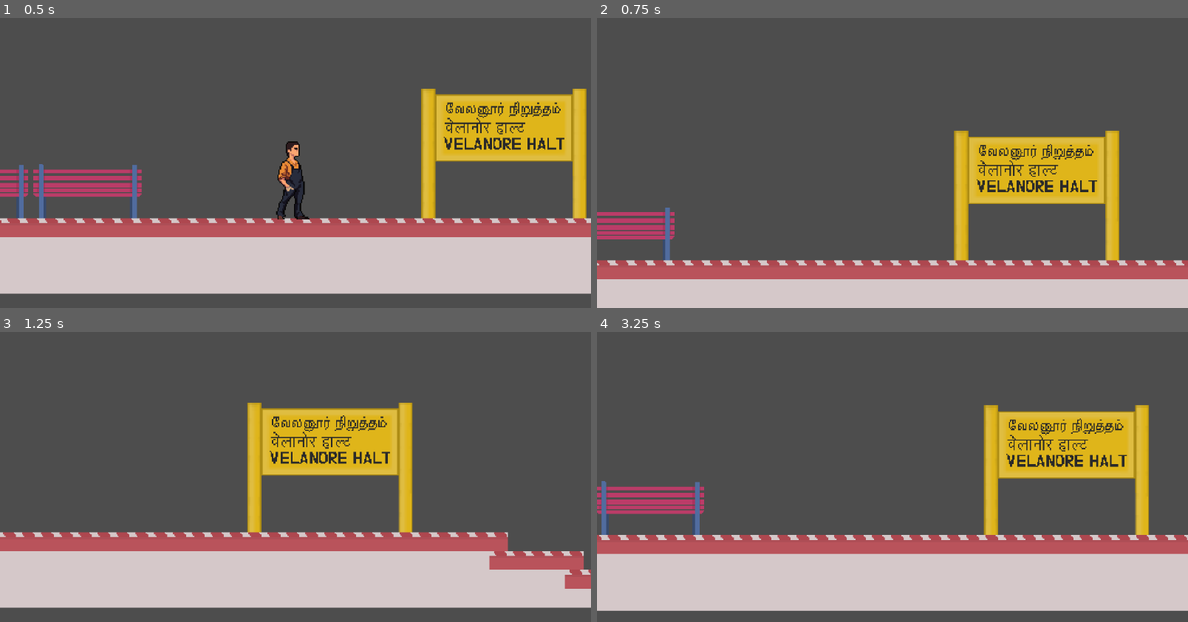
Above: before the commit, frames 1-4 (two rows, left to right).
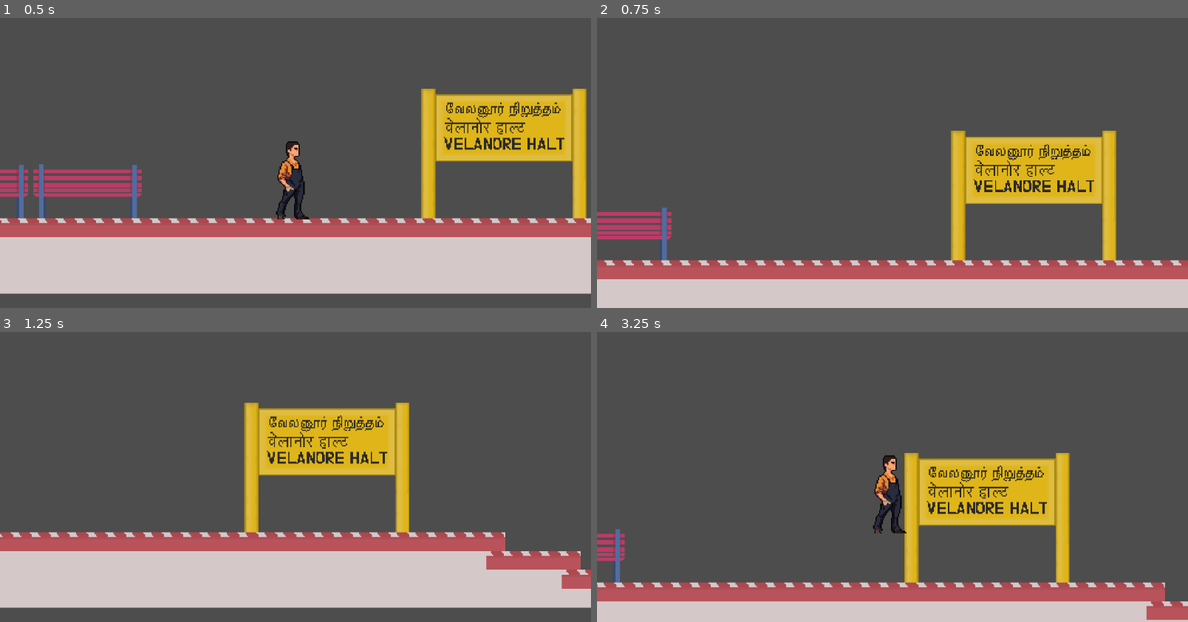
Above: after the commit, the same moments.

Repository: nareshkarthigeyan/velanorehalt
Game: Godot game, scene res://Main.tscn
The game is run twice, just before and just after one commit, with the same random seed, the same clock (stepped at 60 frames per second) and the same inputs.
Inputs (mouse positions are in pixels of both pictures, inside the frame that each line leads up to):
- Up to frame 1 (0.5 s): no input
- Up to frame 2 (0.75 s): tap Enter (ui_accept) at 0.5 s; move the mouse to (1022, 125) at 0.52 s; hold Right (ui_right) from 0.53 s (still down); tap E (interact) at 0.6 s; click (1022, 125) at 0.67 s
- Up to frame 3 (1.25 s): keep holding Right (ui_right); tap Enter (ui_accept) at 0.77 s
- Up to frame 4 (3.25 s): move the mouse to (774, 471) at 1.27 s; tap E (interact) at 1.35, 2.1, 2.85 s; tap Enter (ui_accept) at 1.52, 3.02 s; move the mouse to (951, 384) at 2.02 s; release Right (ui_right) at 2.03 s; hold Left (ui_left) 2.03-2.78 s; move the mouse to (862, 523) at 2.77 s; hold Right (ui_right) from 2.78 s (still down); click (862, 523) at 2.92 s

Frame 1 is identical in both runs. In frame 2, 4.1% of the frame differs, in the area x 0-100%, y 38-86%; in frame 3, 3.9%; in frame 4, 41%, in the area x 0-100%, y 25-100%.

Commit message:
player z-index while boarding + null value bug squashed

Diff:
--- a/Player/BoardedState.gd
+++ b/Player/BoardedState.gd
@@ -5,6 +5,7 @@
 	# Reparent to the train and sync position
 	player.set_as_top_level(true)
 	player.last_train_pos = player.current_train.global_position
+	player.z_index = -10
 	print("🚆 Entered BoardedState")
 
 func Physics(delta: float) -> State:
@@ -13,12 +14,12 @@
 
 	# Allow limited walking inside the train
 	#var direction := Input.get_axis("ui_left", "ui_right")
-	#if direction != 0:
-		#var speed = player.WALK_SPEED
-		#if direction == player.run_direction and player.run_direction != 0:
-			#speed = player.RUN_SPEED
-		#player.velocity.x = direction * speed
-		#player.sprite.scale.x = sign(direction)
+	##if direction != 0:
+		##var speed = player.WALK_SPEED
+		##if direction == player.run_direction and player.run_direction != 0:
+			##speed = player.RUN_SPEED
+	#player.velocity.x = direction * speed
+	#player.sprite.scale.x = sign(direction)
 	#else:
 	player.velocity.x = 0
 
@@ -36,9 +37,13 @@
 	if event.is_action_pressed(player.interaction_key):
 		print("🚪 Disembarking...")
 		player.disembark(player.current_train)
+		player.z_index = 10;
 		return player.state_machine.get_node("IdleState")
 
 	if event is InputEventScreenTouch and event.pressed:
 		player.handle_touch(event.position)
 
 	return null
+
+func Exit() -> void:
+	player.z_index = 10;
--- a/Player/Script/player.gd
+++ b/Player/Script/player.gd
@@ -68,26 +68,21 @@
 
 #TRAIN
 func _reparent_to_train():
-	print(current_train)
 	if get_parent() != current_train:
-		print(current_train)
 		get_parent().remove_child(self)
 		current_train.add_child(self)
 		set_as_top_level(true)
-		state_machine.ChangeState(state_machine.get_node("BoardedState"))
+	state_machine.ChangeState(state_machine.get_node("BoardedState"))
 
 func disembark(from_train):
 	if get_parent() == from_train:
 		var pos = global_position
 		from_train.remove_child(self)
 
-		# ✅ Add player to the main gameplay scene (not root)
 		main_scene.add_child(self)
 
 		global_position = pos
 		set_as_top_level(false)
-
-		print("✅ Disembarked from train.")
 
 		can_board = false
 		current_train = null
@@ -99,36 +94,23 @@
 func _physics_process(delta: float) -> void:
 	state_machine._physics_process(delta)
 
-	#if is_inside_train():
-		#var train_pos = current_train.global_position
-		#var train_delta = train_pos - last_train_pos
-#
-		## Move player along with actual delta of train
-		#global_position += train_delta
-#
-		## Update for next frame
-		#last_train_pos = train_pos
 
 	if Input.is_action_just_pressed(interaction_key):
-		print("clicked E")
-		print("can_board:", can_board)
-		print("current_train:", current_train)
-		print("boarding_marker:", boarding_marker)
+		#print("clicked E")
+		#print("can_board:", can_board)
+		#print("current_train:", current_train)
+		#print("boarding_marker:", boarding_marker)
 
 		if is_inside_train():
-			print("🛑 Disembarking...")
 			disembark(current_train)
 		elif can_board and current_train and boarding_marker:
-			print("🚆 Boarding...")
 			last_train_pos = current_train.global_position
 			global_position = boarding_marker.global_position
 			set_as_top_level(true)
 			_reparent_to_train()
 
-			# ✅ Enable the blocker inside the current coach (assumes player is near a door)
 			var blocker = current_train.get_node_or_null("Coach/DoorBlocker")
 			if blocker:
-				print("🟦 Enabling door blocker")
 				blocker.disabled = false
 
 	move_and_slide()
--- a/Train/Coach/Coach.tscn
+++ b/Train/Coach/Coach.tscn
@@ -7,7 +7,7 @@
 [ext_resource type="Script" uid="uid://d3s22w888qu4j" path="res://Train/Coach/boardingArea.gd" id="4_6vem2"]
 
 [sub_resource type="RectangleShape2D" id="RectangleShape2D_qy3w2"]
-size = Vector2(47, 34.5)
+size = Vector2(23, 34.5)
 
 [node name="Coach" type="Node2D"]
 light_mask = 2
@@ -41,14 +41,13 @@
 script = ExtResource("4_6vem2")
 
 [node name="CollisionShape2D" type="CollisionShape2D" parent="RightDoorArea"]
-visible = false
 light_mask = 3
 visibility_layer = 3
-position = Vector2(97.5, -0.75)
+position = Vector2(97, -1)
 shape = SubResource("RectangleShape2D_qy3w2")
 
 [node name="Marker2D" type="Marker2D" parent="RightDoorArea"]
-position = Vector2(95, 17)
+position = Vector2(96, 17)
 
 [node name="LeftDoorArea2" type="Area2D" parent="."]
 position = Vector2(-106, 18)
@@ -57,14 +56,13 @@
 script = ExtResource("4_6vem2")
 
 [node name="CollisionShape2D" type="CollisionShape2D" parent="LeftDoorArea2"]
-visible = false
 light_mask = 3
 visibility_layer = 3
-position = Vector2(2, -19)
+position = Vector2(1, -18)
 shape = SubResource("RectangleShape2D_qy3w2")
 
 [node name="Marker2D" type="Marker2D" parent="LeftDoorArea2"]
-position = Vector2(-3, -1)
+position = Vector2(-2, -1)
 
 [connection signal="area_entered" from="RightDoorArea" to="RightDoorArea" method="_on_area_entered"]
 [connection signal="area_exited" from="RightDoorArea" to="RightDoorArea" method="_on_area_exited"]
--- a/Train/Coach/boardingArea.gd
+++ b/Train/Coach/boardingArea.gd
@@ -13,9 +13,8 @@
 		body.boarding_marker = get_node("Marker2D")
 
 func _on_body_exited(body):
-	#if body.get_class() == "CharacterBody2D" and not body.is_inside_train():
-		#print("🔴 Player left door area")
-		#body.can_board = false
+	if body.get_class() == "CharacterBody2D" and not body.is_inside_train():
+		print("🔴 Player left door area")
+		body.can_board = false
 		#body.current_train = null
 		#body.boarding_marker = null
-		pass
